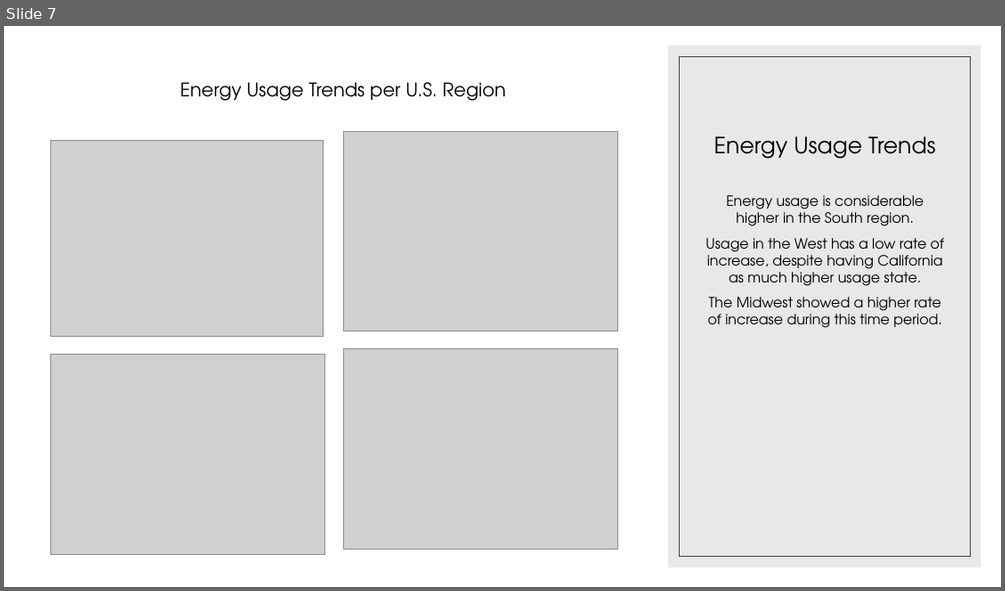
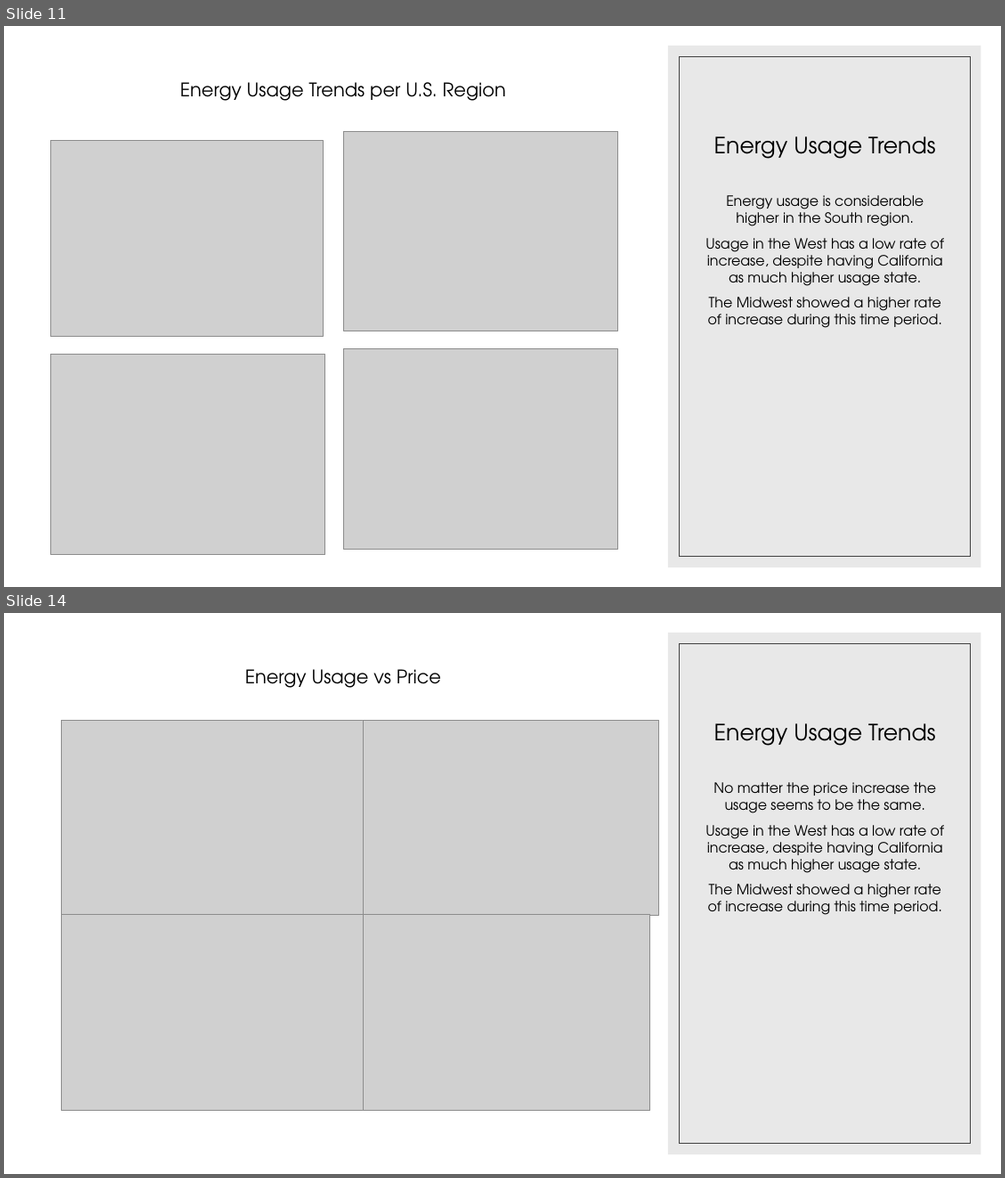
Before and after one commit to JWatson1102/project_1, a slide deck: Presentaion.pptx. Shown one above the other, each under a label of ours: slide 7 before the commit, slides 11 and 14 after it; the slides between them are not shown. The pictures are 1005x591 and 1005x1178 pixels, drawn with LibreOffice and Linux fonts; fonts in the diff are those of the drawing; grey boxes stand for pictures. Boxes give left, top, right and bottom in pixels: in the first picture for what was removed or moved away, otherwise in the second. Text is boxed around its words. In the diff, an @@ line names an element or a change of style, - is before the commit and + after.

```diff
--- a/Presentaion.pptx
+++ b/Presentaion.pptx
@@ slide 14 added at box(4, 613, 1001, 1174), background #FFFFFF; not listed: 2 template elements that a slide beside it also shows @@
@@ text added at box(245, 669, 441, 688), 18 pt, text #000000 @@
+Energy Usage vs Price
@@ picture added at box(61, 720, 363, 915) @@
@@ picture added at box(363, 720, 659, 916) @@
@@ title added at box(714, 723, 935, 746), 21.6 pt, text #000000 @@
+Energy Usage Trends
@@ text added at box(705, 782, 944, 915), 13.6 pt, text #000000 @@
+No matter the price increase the usage seems to be the same.
+Usage in the West has a low rate of increase, despite having California as much higher usage state.
+The Midwest showed a higher rate of increase during this time period.
@@ picture added at box(61, 915, 363, 1111) @@
@@ picture added at box(363, 915, 650, 1111) @@
@@ what was slide 7 is now slide 11 @@
```
Also in this commit, not shown: 4 slides changed, 1 other file.
